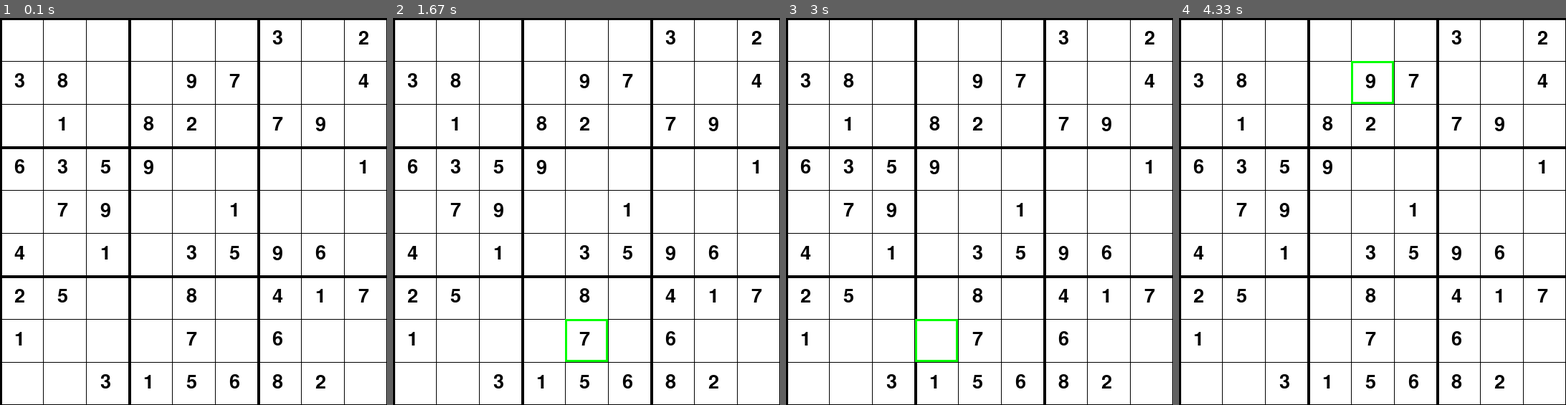
Above: before the commit, frames 1-4 (left to right).
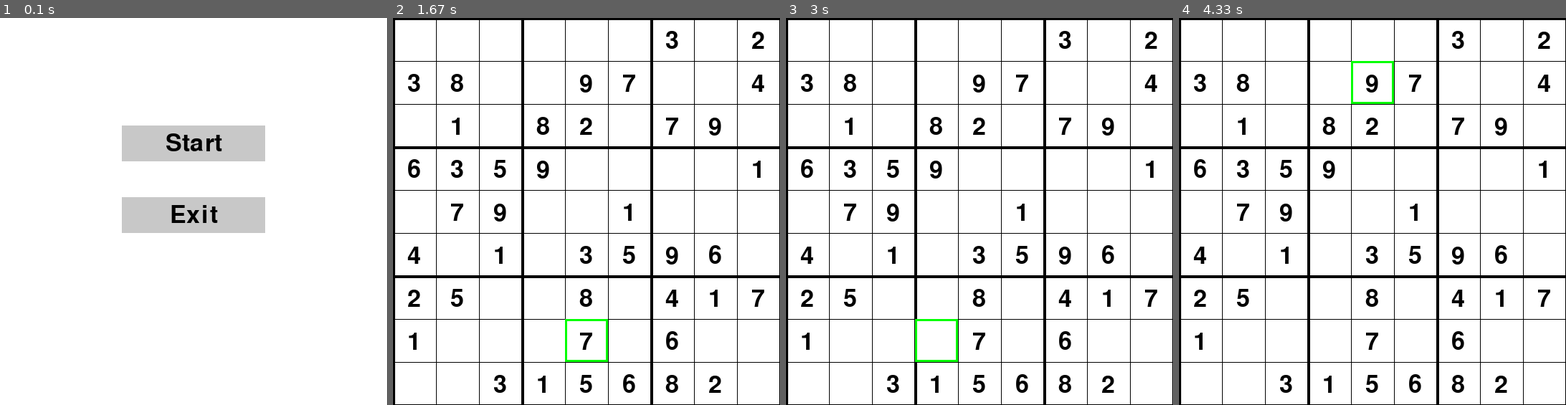
Above: after the commit, the same moments.

Repository: mulfis/sudoku-pygame
Game: pygame game, started from main.py
Same seed, same stepped clock (60 frames per second), same inputs: the game is played once before the commit and once after it.
Inputs (mouse positions are in pixels of both pictures, inside the frame that each line leads up to):
- Up to frame 1 (0.1 s): no input
- Up to frame 2 (1.67 s): press the mouse at (586, 141) at 0.37 s; move the mouse to (578, 122) at 0.47 s; release the mouse at (571, 107) at 0.6 s; press the mouse at (586, 141) at 0.7 s; move the mouse to (520, 110) at 0.8 s; release the mouse at (458, 76) at 0.93 s; click (667, 161) at 1.05 s; click (601, 339) at 1.38 s
- Up to frame 3 (3 s): click (917, 83) at 1.72 s; click (998, 122) at 2.05 s; click (836, 199) at 2.38 s; click (948, 354) at 2.72 s
- Up to frame 4 (4.33 s): click (1403, 234) at 3.05 s; click (1287, 250) at 3.38 s; click (1411, 157) at 3.72 s; click (1368, 87) at 4.05 s

The runs differ from the first frame. In frame 1, 15% of the frame differs, in the area x 0-100%, y 0-100%; in frame 2, 3.6%; in frame 3, 3.6%; in frame 4, 3.6%.

Commit message:
feat: add main menu with start and exit

Diff:
--- a/main.py
+++ b/main.py
@@ -13,6 +13,64 @@
 # Warna dasar
 WHITE = (255, 255, 255)
 BLACK = (0, 0, 0)
+GRAY = (200, 200, 200)
+DARK_GRAY = (100, 100, 100)
+
+# Pengaturan font
+font = pygame.font.Font(None, 50)
+
+def draw_button(text, x, y, width, height, color, hover_color, action=None):
+    """Gambar tombol di layar dan cek jika ditekan."""
+    mouse = pygame.mouse.get_pos()
+    click = pygame.mouse.get_pressed()
+
+    # Gambar tombol dengan efek hover
+    if x < mouse[0] < x + width and y < mouse[1] < y + height:
+        pygame.draw.rect(screen, hover_color, (x, y, width, height))
+        if click[0] == 1 and action:
+            action()
+    else:
+        pygame.draw.rect(screen, color, (x, y, width, height))
+
+    # Gambar teks di tombol
+    text_surface = font.render(text, True, BLACK)
+    text_rect = text_surface.get_rect(center=(x + width // 2, y + height // 2))
+    screen.blit(text_surface, text_rect)
+
+def exit_game():
+    """Fungsi untuk keluar dari game."""
+    pygame.quit()
+    sys.exit()
+
+def start_game():
+    """Fungsi untuk memulai game (keluar dari menu)."""
+    global running
+    running = True
+    pygame.event.post(pygame.event.Event(pygame.USEREVENT, {'start': True}))
+
+def main_menu():
+    """Tampilkan menu utama."""
+    menu_running = True
+    while menu_running:
+        screen.fill(WHITE)
+
+        # Gambar tombol Start
+        draw_button("Start", 170, 150, 200, 50, GRAY, DARK_GRAY, start_game)
+
+        # Gambar tombol Exit
+        draw_button("Exit", 170, 250, 200, 50, GRAY, DARK_GRAY, exit_game)
+
+        for event in pygame.event.get():
+            if event.type == pygame.QUIT:
+                menu_running = False
+                pygame.quit()
+                sys.exit()
+            elif event.type == pygame.USEREVENT:
+                if event.dict.get('start', False):
+                    menu_running = False  # Keluar dari menu utama
+
+        # Perbarui layar
+        pygame.display.flip()
 
 def generate_sudoku():
     # Buat papan kosong
@@ -156,9 +214,6 @@
         # Garis horizontal
         pygame.draw.line(screen, BLACK, (0, i * 60), (screen_size, i * 60), line_width)
 
-# Pengaturan font untuk angka
-font = pygame.font.Font(None, 40)
-
 # Fungsi untuk menggambar angka di grid
 def draw_numbers():
     for row in range(9):
@@ -212,8 +267,10 @@
 
 original_numbers = [row[:] for row in puzzle]
 
+# Jalankan menu utama sebelum loop game
+main_menu()
+
 # Loop utama
-running = True
 while running:
     for event in pygame.event.get():
         if event.type == pygame.MOUSEBUTTONDOWN:
